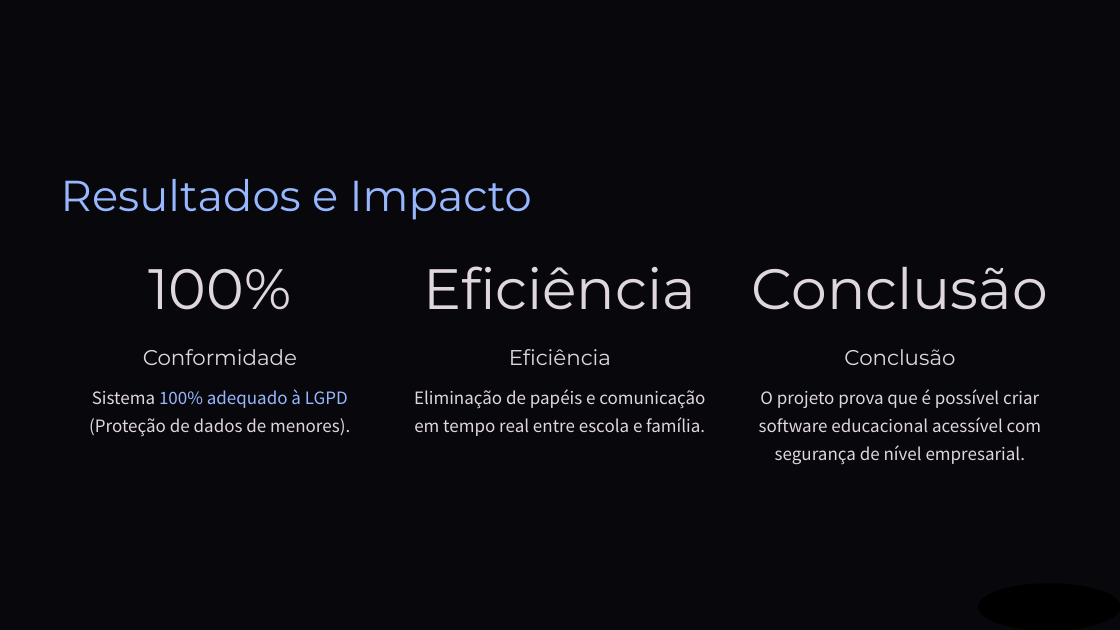
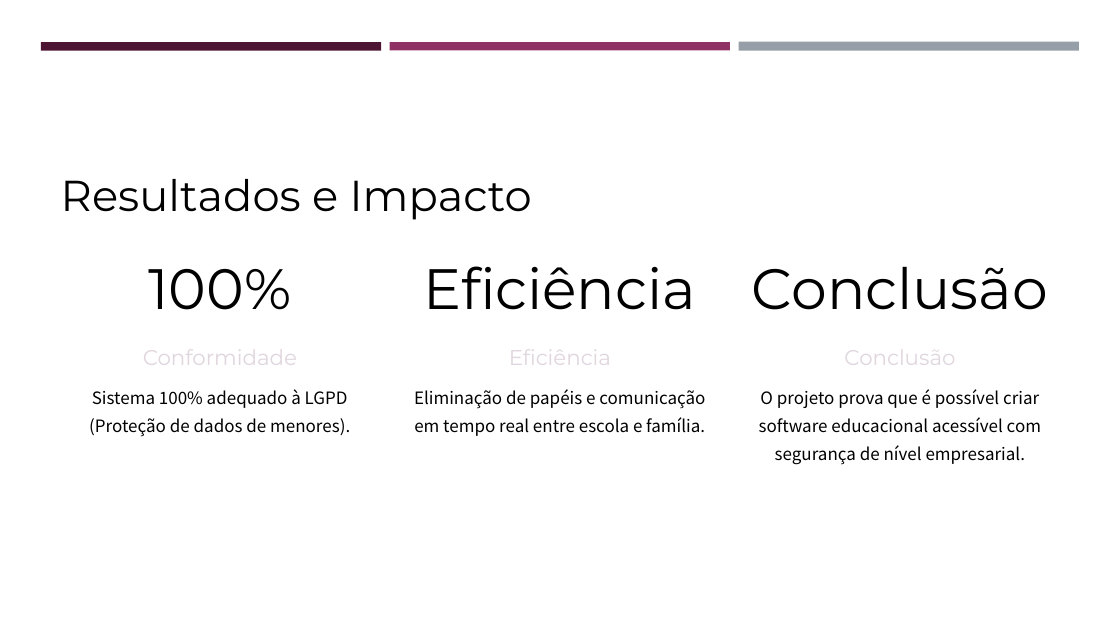
Before and after one commit to z12guilherme/gestao_atipicos, a slide deck: slide 11 of tcc/TCC - Slides.pptx. Drawn at 1120x630 pixels with LibreOffice and Linux fonts; fonts in the diff are those of the drawing; background and template pictures are left out; a plain dark background stands for a picture behind light text. Boxes give left, top, right and bottom in pixels: in the first picture for what was removed or moved away, otherwise in the second. Text is boxed around its words. In the diff, an @@ line names an element or a change of style, - is before the commit and + after.

```diff
--- a/tcc/TCC - Slides.pptx
+++ b/tcc/TCC - Slides.pptx
@@ background picture (left out) to #FFFFFF @@
@@ rectangle removed at [0, 0, 1120, 630] @@
@@ rectangle added at [41, 42, 382, 50], fill #4D1434 @@
@@ rectangle added at [390, 42, 730, 50], fill #903163 @@
@@ rectangle added at [738, 42, 1079, 51], fill #969FA7 @@
@@ text "Resultados e Impacto" at [61, 179, 532, 220]: text colour #97B8FF to #000000 @@
@@ text "Sistema 100% adequado à LGPD ..." at [89, 389, 350, 437]: text colour #E0D6DE to #000000 in "Sistema (Proteção de dados de menores)."; text colour #97B8FF to #000000 in "100% adequado à LGPD" @@
@@ text colour #E0D6DE to #000000 in 5 elements at [148, 269, 291, 310], [424, 266, 696, 310], [414, 389, 705, 436], [752, 266, 1048, 310], [759, 389, 1041, 465] @@
@@ ellipse removed at [979, 584, 1120, 630] @@
```
Also in this commit, not shown: 11 other slides changed, 1 other file.
